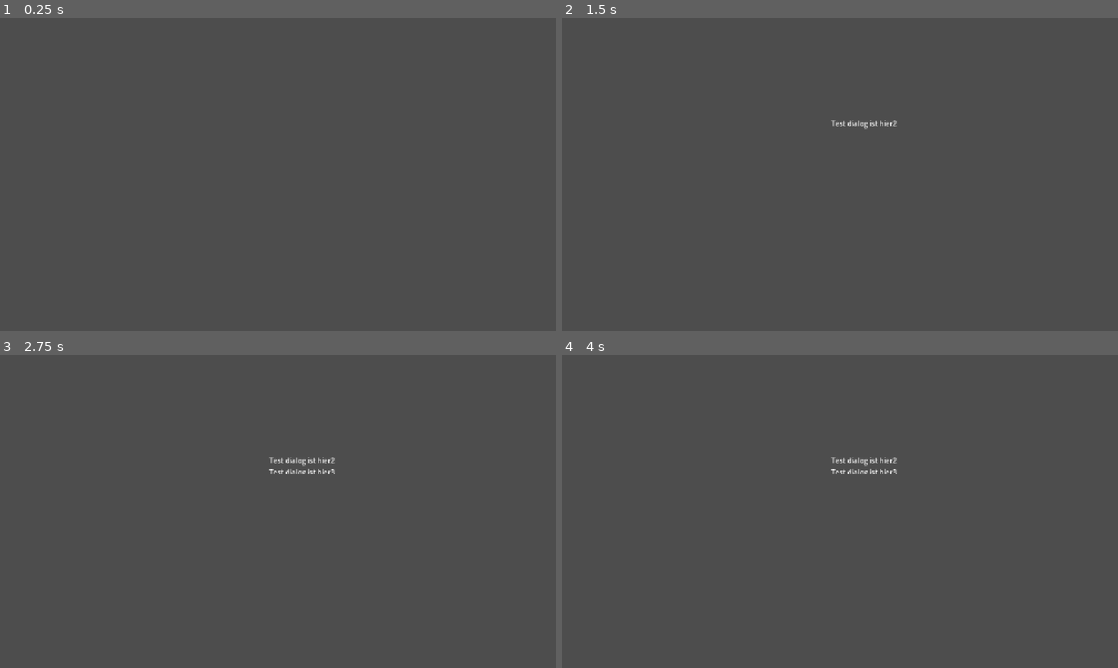
Above: before the commit, frames 1-4 (two rows, left to right).
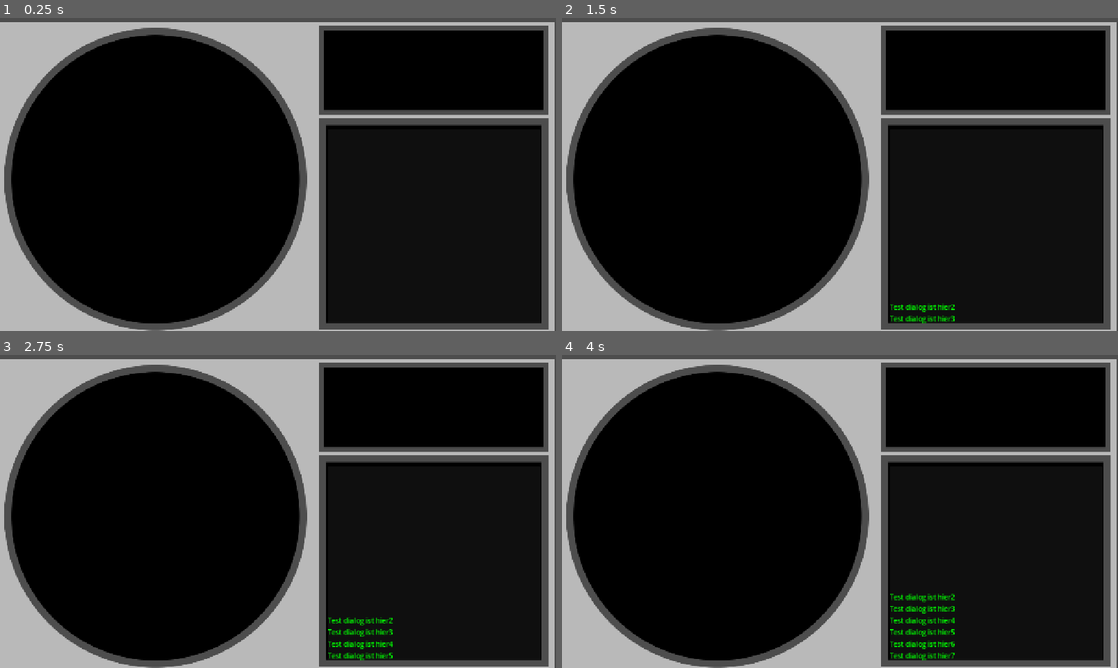
Above: after the commit, the same moments.

Repository: MisterIXI/godot-wildjam-98
Game: Godot game, scene res://scenes/ship_log/Test_Log_sender.tscn
Two runs of this game, one before a commit and one after it. Both use one fixed random seed, a clock stepped at 60 frames per second and the inputs below. The project has no main scene, so this scene is started directly.
Inputs:
- Up to frame 1 (0.25 s): no input
- Up to frame 2 (1.5 s): tap Enter at 0.5 s; tap Space at 1.25 s
- Up to frame 3 (2.75 s): tap Enter at 2 s
- Up to frame 4 (4 s): tap Space at 2.75 s; tap Enter at 3.5 s

The runs differ from the first frame. In frame 1, 90% of the frame differs, in the area x 0-100%, y 1-100%; in frame 2, 90%; in frame 3, 90%; in frame 4, 90%.

Commit message:
Added Ship Log (Up Scroll and disappearing text)

Diff:
--- a/space-ship-support/scenes/ship_log/ShipLog.gd
+++ b/space-ship-support/scenes/ship_log/ShipLog.gd
@@ -1,6 +1,8 @@
 extends Control
 
-@onready var vbox_container: VBoxContainer = $ScrollContainer/VBoxContainer
+
+@onready var v_box_container: VBoxContainer = $lContainer/VBoxContainer
+
 
 
 var new_label
@@ -19,8 +21,8 @@
 	pass
 
 func newLine():
-	#position.y -= 30
-	new_label = Label.new()
+	new_label = preload("res://scenes/ship_log/Ship_log_text.tscn")
+	new_label = new_label.instantiate()
 	new_label.text = str(GlobalLog.log_text)
-	vbox_container.add_child(new_label)
+	v_box_container.add_child(new_label)
 	pass
--- a/space-ship-support/scenes/ship_log/ShipLog.tscn
+++ b/space-ship-support/scenes/ship_log/ShipLog.tscn
@@ -1,6 +1,10 @@
-[gd_scene load_steps=2 format=3 uid="uid://cd2i1kf8wgyuk"]
+[gd_scene load_steps=4 format=3 uid="uid://cd2i1kf8wgyuk"]
 
 [ext_resource type="Script" uid="uid://bs4jtcwe4hrml" path="res://scenes/ship_log/ShipLog.gd" id="1_k2r23"]
+[ext_resource type="PackedScene" uid="uid://cb0dxd707m43y" path="res://scenes/ship_log/Ship_log_text.tscn" id="2_af0ja"]
+
+[sub_resource type="RectangleShape2D" id="RectangleShape2D_af0ja"]
+size = Vector2(509, 82)
 
 [node name="ShipLog" type="Control"]
 layout_mode = 3
@@ -9,24 +13,37 @@
 anchor_top = 0.5
 anchor_right = 0.5
 anchor_bottom = 0.5
-offset_left = -20.0
-offset_top = -20.0
-offset_right = 20.0
-offset_bottom = 20.0
+offset_left = -634.0
+offset_top = -379.0
+offset_right = -594.0
+offset_bottom = -339.0
 grow_horizontal = 2
 grow_vertical = 2
 script = ExtResource("1_k2r23")
 
-[node name="ScrollContainer" type="ScrollContainer" parent="."]
-layout_mode = 1
-offset_top = -136.0
-offset_right = 180.0
-offset_bottom = -67.0
-horizontal_scroll_mode = 0
-vertical_scroll_mode = 3
+[node name="lContainer" type="PanelContainer" parent="."]
+clip_contents = true
+custom_minimum_size = Vector2(0.12, 0.165)
+layout_mode = 0
+offset_left = 754.0
+offset_top = 253.0
+offset_right = 1244.0
+offset_bottom = 700.0
 
-[node name="VBoxContainer" type="VBoxContainer" parent="ScrollContainer"]
+[node name="VBoxContainer" type="VBoxContainer" parent="lContainer"]
+modulate = Color(0, 1, 0, 1)
 layout_mode = 2
+alignment = 2
 
-[node name="Label" type="Label" parent="ScrollContainer/VBoxContainer"]
+[node name="Area2D" parent="lContainer/VBoxContainer" instance=ExtResource("2_af0ja")]
 layout_mode = 2
+text = ""
+
+[node name="Area2D" type="Area2D" parent="."]
+position = Vector2(69, -309)
+collision_layer = 8
+collision_mask = 8
+
+[node name="CollisionShape2D" type="CollisionShape2D" parent="Area2D"]
+position = Vector2(932.5, 568)
+shape = SubResource("RectangleShape2D_af0ja")
--- /dev/null
+++ b/space-ship-support/scenes/ship_log/Ship_log_text.tscn
@@ -0,0 +1,78 @@
+[gd_scene load_steps=6 format=3 uid="uid://cb0dxd707m43y"]
+
+[ext_resource type="Script" uid="uid://dh3nvkc0smq30" path="res://scenes/ship_log/ship_log_text.gd" id="1_p8ccu"]
+
+[sub_resource type="SegmentShape2D" id="SegmentShape2D_p8ccu"]
+b = Vector2(147, 0)
+
+[sub_resource type="Animation" id="Animation_p8ccu"]
+resource_name = "disapear"
+length = 0.4
+tracks/0/type = "value"
+tracks/0/imported = false
+tracks/0/enabled = true
+tracks/0/path = NodePath(".:modulate")
+tracks/0/interp = 1
+tracks/0/loop_wrap = true
+tracks/0/keys = {
+"times": PackedFloat32Array(0, 0.4),
+"transitions": PackedFloat32Array(1, 1),
+"update": 0,
+"values": [Color(0, 1, 0, 1), Color(0, 0, 0, 0)]
+}
+tracks/1/type = "method"
+tracks/1/imported = false
+tracks/1/enabled = true
+tracks/1/path = NodePath(".")
+tracks/1/interp = 1
+tracks/1/loop_wrap = true
+tracks/1/keys = {
+"times": PackedFloat32Array(0.4),
+"transitions": PackedFloat32Array(1),
+"values": [{
+"args": [],
+"method": &"queue_free"
+}]
+}
+
+[sub_resource type="Animation" id="Animation_i4rxa"]
+length = 0.001
+tracks/0/type = "value"
+tracks/0/imported = false
+tracks/0/enabled = true
+tracks/0/path = NodePath(".:modulate")
+tracks/0/interp = 1
+tracks/0/loop_wrap = true
+tracks/0/keys = {
+"times": PackedFloat32Array(0),
+"transitions": PackedFloat32Array(1),
+"update": 0,
+"values": [Color(1, 1, 1, 1)]
+}
+
+[sub_resource type="AnimationLibrary" id="AnimationLibrary_lc460"]
+_data = {
+&"RESET": SubResource("Animation_i4rxa"),
+&"disapear": SubResource("Animation_p8ccu")
+}
+
+[node name="ShipLogText" type="Label"]
+offset_right = 151.0
+offset_bottom = 23.0
+text = "Test dialog ist hier0"
+vertical_alignment = 2
+script = ExtResource("1_p8ccu")
+
+[node name="Area2D" type="Area2D" parent="."]
+collision_mask = 8
+
+[node name="CollisionShape2D" type="CollisionShape2D" parent="Area2D"]
+position = Vector2(3, 12)
+shape = SubResource("SegmentShape2D_p8ccu")
+
+[node name="AnimationPlayer" type="AnimationPlayer" parent="."]
+libraries = {
+&"": SubResource("AnimationLibrary_lc460")
+}
+
+[connection signal="area_entered" from="Area2D" to="." method="_on_area_2d_area_entered"]
--- a/space-ship-support/scenes/ship_log/Test_Log_sender.tscn
+++ b/space-ship-support/scenes/ship_log/Test_Log_sender.tscn
@@ -1,14 +1,25 @@
-[gd_scene load_steps=3 format=3 uid="uid://bi3pm55bbegwk"]
+[gd_scene load_steps=4 format=3 uid="uid://bi3pm55bbegwk"]
 
 [ext_resource type="Script" uid="uid://dxwbdgdgmpq1b" path="res://scenes/ship_log/test_log_sender.gd" id="1_ta8ib"]
 [ext_resource type="PackedScene" uid="uid://cd2i1kf8wgyuk" path="res://scenes/ship_log/ShipLog.tscn" id="2_qxfv0"]
+[ext_resource type="Texture2D" uid="uid://crncdh258kugg" path="res://assets/placeholder_art/radarboard.png" id="3_5es5t"]
 
 [node name="TestLogSender" type="Node"]
 script = ExtResource("1_ta8ib")
 
 [node name="Timer" type="Timer" parent="."]
+wait_time = 0.6
 autostart = true
 
 [node name="ShipLog" parent="." instance=ExtResource("2_qxfv0")]
+offset_left = -640.0
+offset_top = -357.0
+offset_right = -600.0
+offset_bottom = -317.0
+
+[node name="Sprite2D" type="Sprite2D" parent="."]
+z_index = -8
+position = Vector2(638, 371)
+texture = ExtResource("3_5es5t")
 
 [connection signal="timeout" from="Timer" to="." method="_on_timer_timeout"]
--- /dev/null
+++ b/space-ship-support/scenes/ship_log/ship_log_text.gd
@@ -0,0 +1,11 @@
+extends Label
+
+@onready var animation_player: AnimationPlayer = $AnimationPlayer
+
+
+
+
+
+
+func _on_area_2d_area_entered(area: Area2D) -> void:
+	animation_player.play("disapear")
Not shown, added: space-ship-support/scenes/ship_log/ship_log_text.gd.uid
